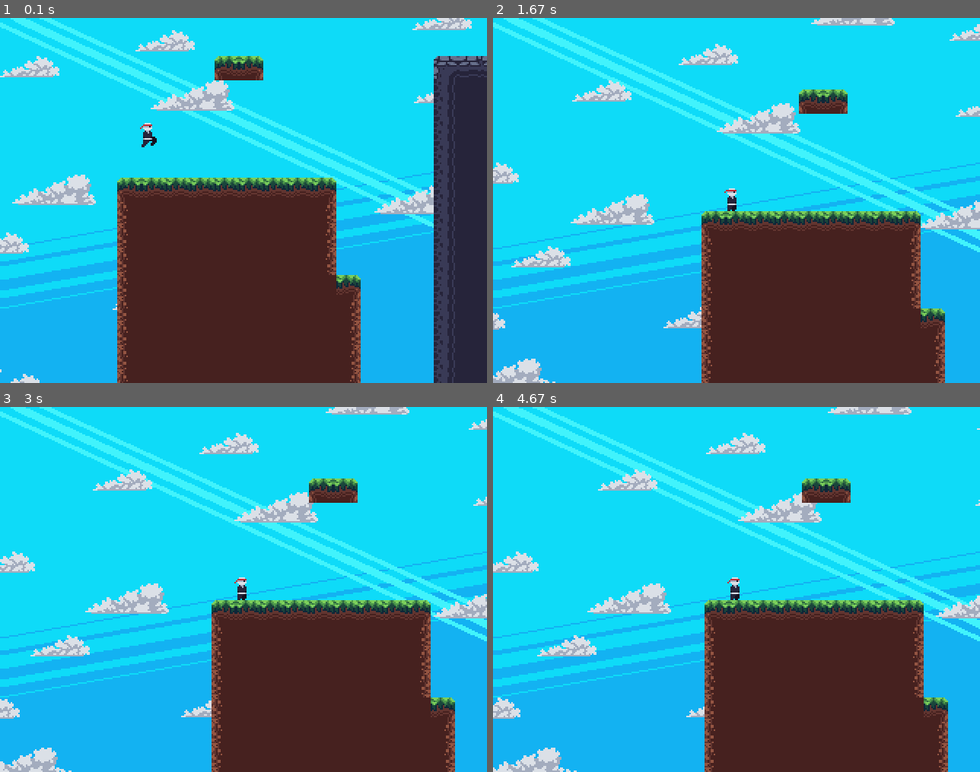
Above: before the commit, frames 1-4 (two rows, left to right).
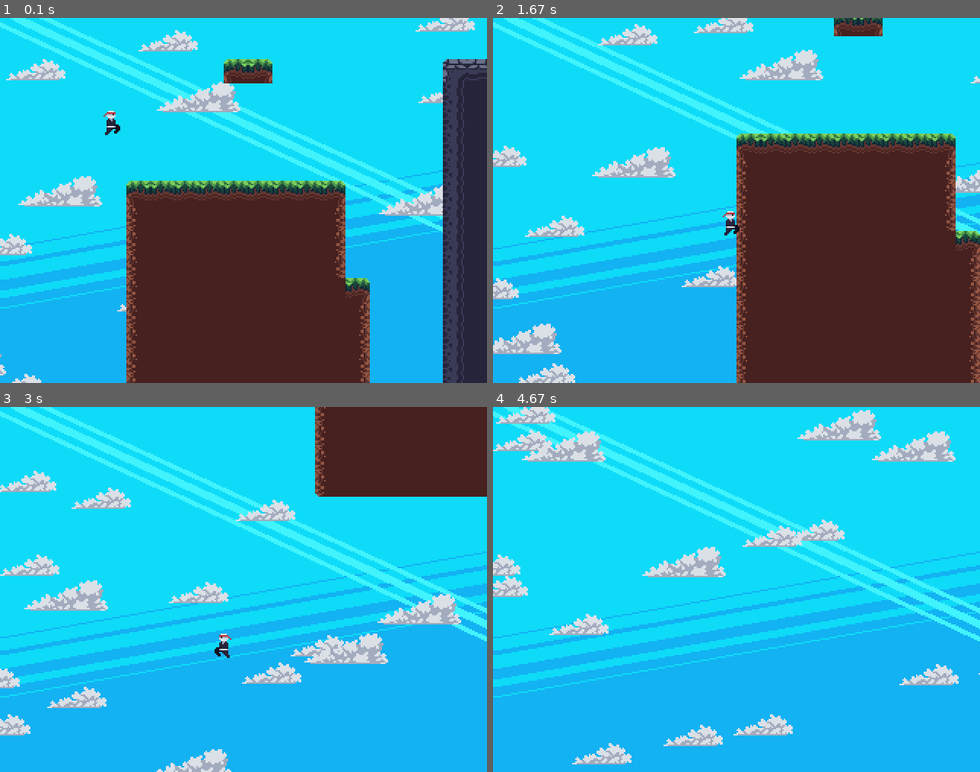
Above: after the commit, the same moments.

Repository: AndreKest/pygame-jumpNRun
Game: pygame game, started from game.py
Same seed, same stepped clock (60 frames per second), same inputs: the game is played once before the commit and once after it.
Inputs:
- Up to frame 1 (0.1 s): no input
- Up to frame 2 (1.67 s): hold D 0.33-0.8 s; hold W 0.83-1.13 s; hold D 1.17-1.63 s
- Up to frame 3 (3 s): hold A 1.67-2.2 s; hold A 2.23-2.63 s; hold W from 2.67 s (still down)
- Up to frame 4 (4.67 s): release W at 3.03 s; hold D 3.07-3.7 s; hold A 3.73-4.2 s; hold D from 4.23 s (still down)

The runs differ from the first frame. In frame 1, 13% of the frame differs, in the area x 0-100%, y 0-100%; in frame 2, 31%; in frame 3, 39%; in frame 4, 34%.

Commit message:
add new maps

Diff:
--- a/game.py
+++ b/game.py
@@ -43,7 +43,7 @@
         self.clouds = Clouds(load_images('clouds'), count=16)
 
         # Initialisiere Spieler
-        self.player = Player(self, (80, 60), (8, 15))
+        self.player = Player(self, (50, 50), (8, 15))
 
         # Initialisiere Gegner
         # TODO
@@ -94,16 +94,17 @@
 
                 # Verarbeite Spieler-Eingaben
                 if event.type == pygame.KEYDOWN:    # Taste gedrückt?
-                    if event.key == pygame.K_LEFT:
+                    if event.key == pygame.K_a:
                         self.movement[0] = True     # Bewegung nach links
-                    if event.key == pygame.K_RIGHT:
+                    if event.key == pygame.K_d:
                         self.movement[1] = True     # Bewegung nach rechts
-                    if event.key == pygame.K_UP:
+                    if event.key == pygame.K_w:
                         self.player.velocity[1] = -3    # Sprung nach oben ist negative Geschwindigkeit in y-Richtung
+
                 if event.type == pygame.KEYUP:      # Taste losgelassen?
-                    if event.key == pygame.K_LEFT:
+                    if event.key == pygame.K_a:
                         self.movement[0] = False    # Beende Bewegung nach links
-                    if event.key == pygame.K_RIGHT:
+                    if event.key == pygame.K_d:
                         self.movement[1] = False    # Beende Bewegung nach rechts
 
 
